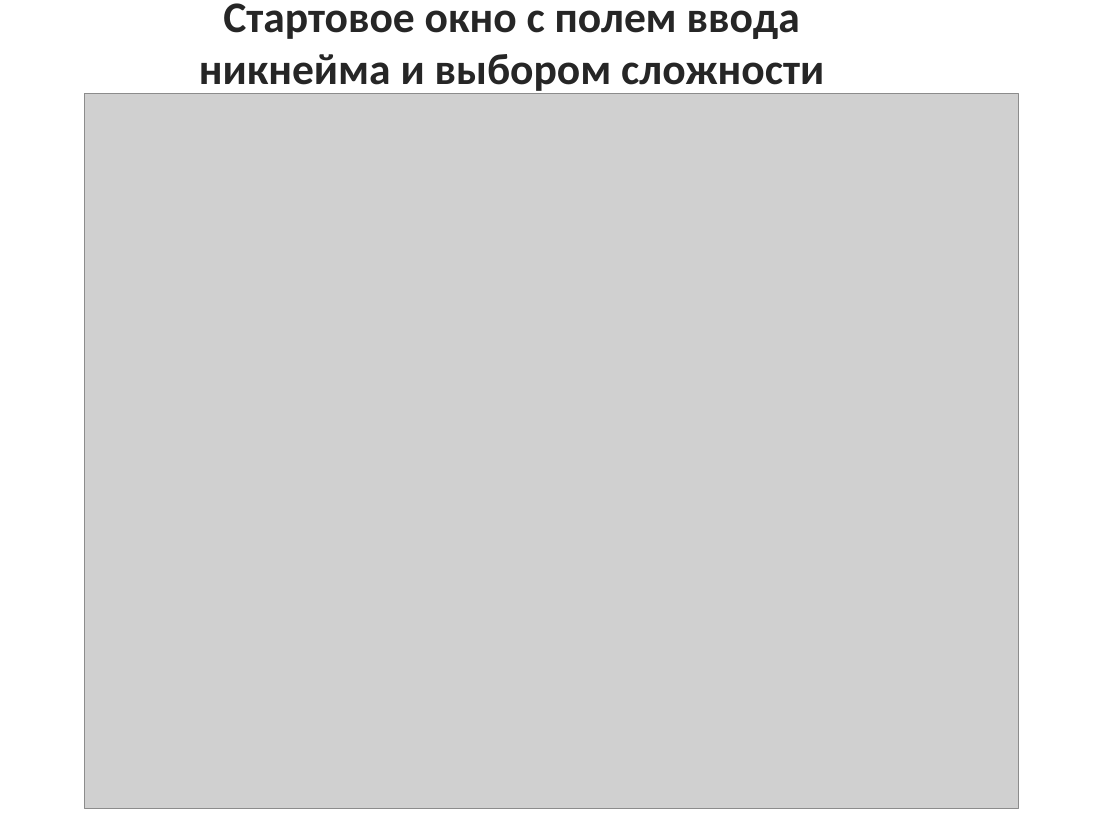
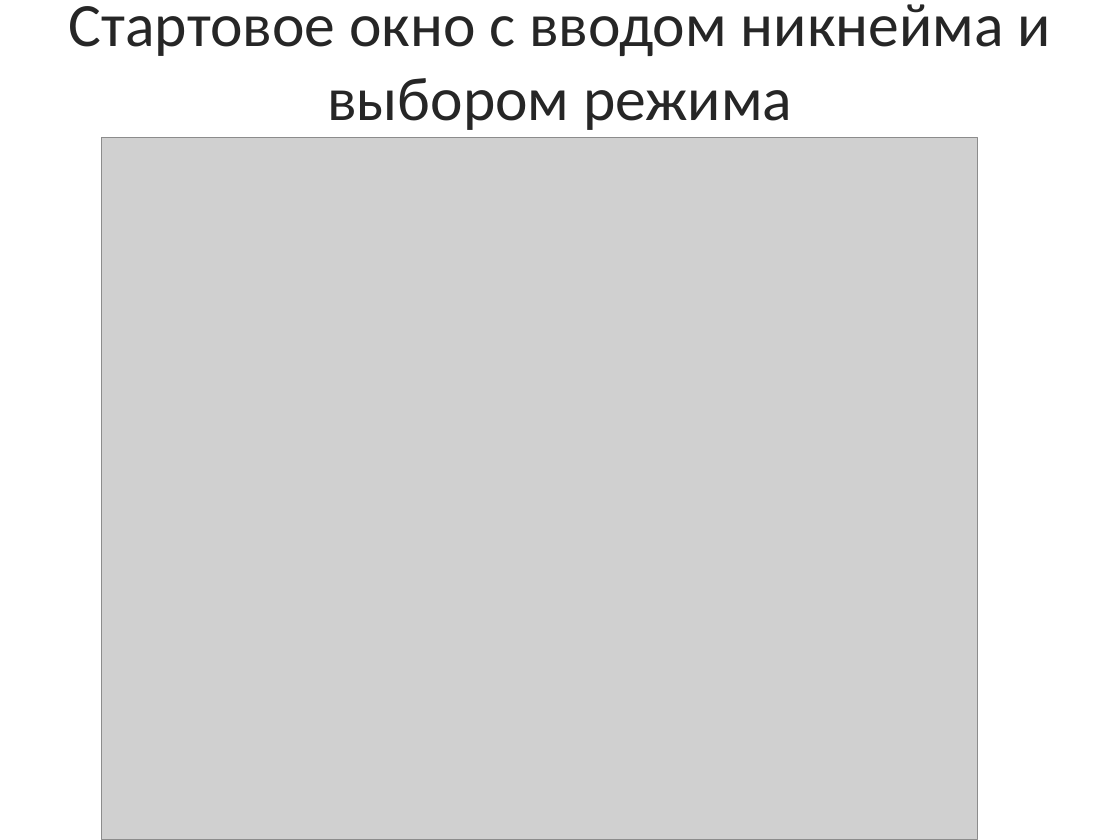
Before and after one commit to Artpukh/pygame-project, a slide deck: slide 12 of data/Презентация.pptx. Drawn at 1120x840 pixels with LibreOffice and Linux fonts; fonts in the diff are those of the drawing; grey boxes stand for pictures. Boxes give left, top, right and bottom in pixels: in the first picture for what was removed or moved away, otherwise in the second. Text is boxed around its words. In the diff, an @@ line names an element or a change of style, - is before the commit and + after.

```diff
--- a/data/Презентация.pptx
+++ b/data/Презентация.pptx
@@ title at <box>69,4,1050,130</box>: text changed; size 28 to 39.6 pt; bold off @@
-Стартовое окно с полем ввода никнейма и выбором сложности
+Стартовое окно с вводом никнейма и выбором режима
@@ picture: place and size @@
-picture at <box>85,94,1018,810</box>
+picture at <box>102,138,978,840</box>
```
Also in this commit, not shown: 3 other slides changed, 2 slides added, 1 slide removed.
